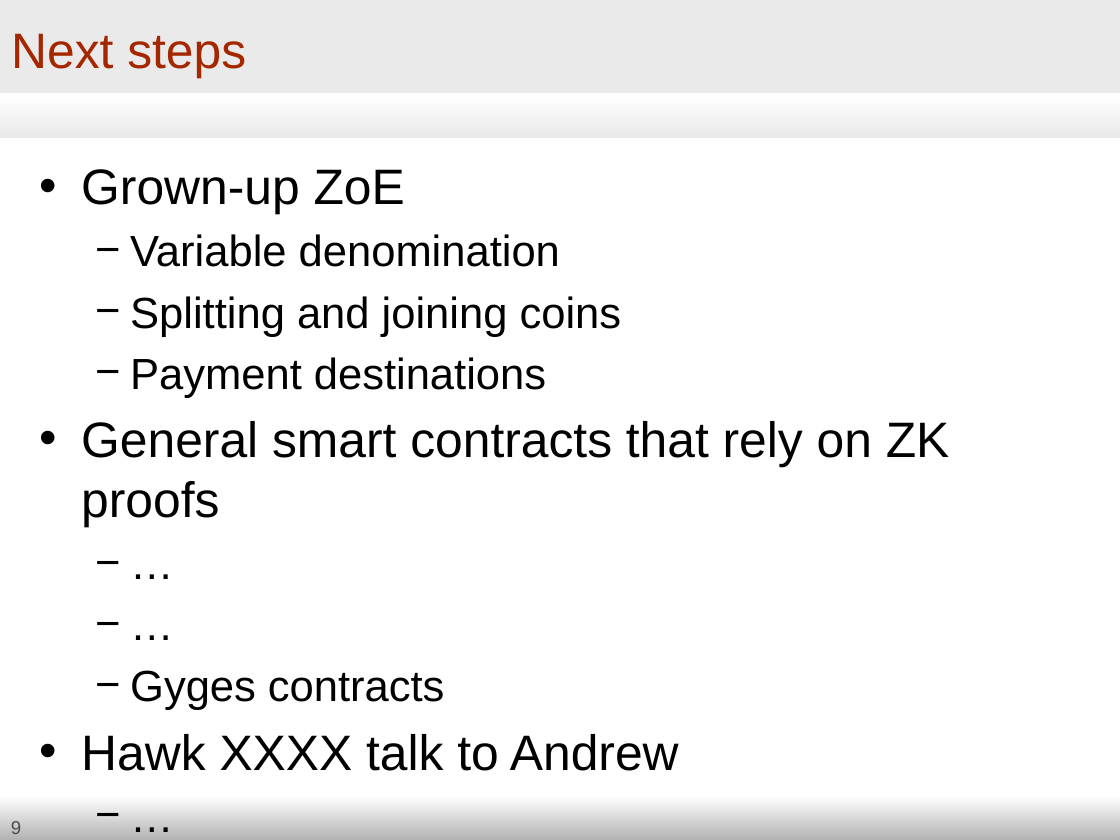
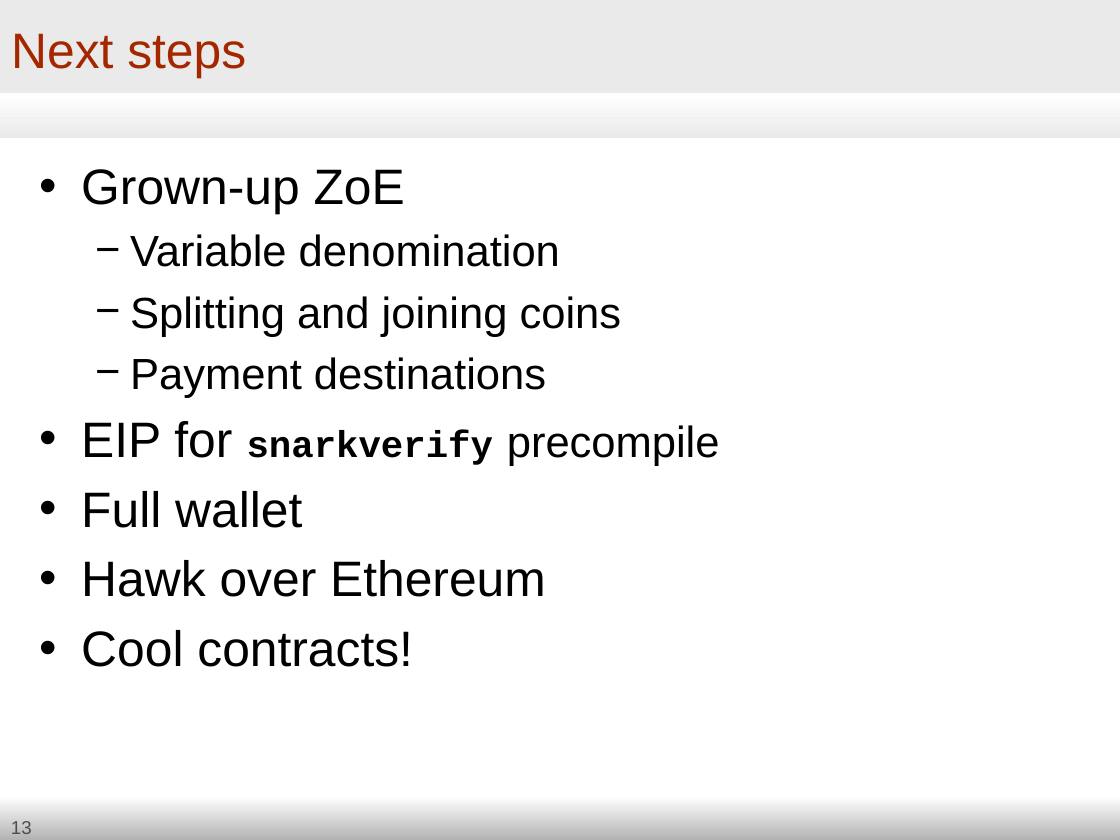
Before and after one commit to zcash-hackworks/babyzoe, a slide deck: slide 13 of babyzoe-draft2.odp (slide 9 before the commit). Drawn at 1120x840 pixels with LibreOffice and Linux fonts; fonts in the diff are those of the drawing. Boxes give left, top, right and bottom in pixels: in the first picture for what was removed or moved away, otherwise in the second. Text is boxed around its words. In the diff, an @@ line names an element or a change of style, - is before the commit and + after.

Commit message:
updated talk

```diff
--- a/babyzoe-draft2.odp
+++ b/babyzoe-draft2.odp
@@ text at (81,421,720,667): text changed @@
-• General smart contracts that rely on ZK proofs
-  − …
-  − …
-  − Gyges contracts
-• Hawk XXXX talk to Andrew
-  − …
+• EIP for snarkverify precompile
+• Full wallet
+• Hawk over Ethereum
+• Cool contracts!
@@ page number at (11,821,32,834): text changed @@
-9
+13
```
Also in this commit, not shown: 6 other slides changed, 5 slides added, 1 slide removed.
